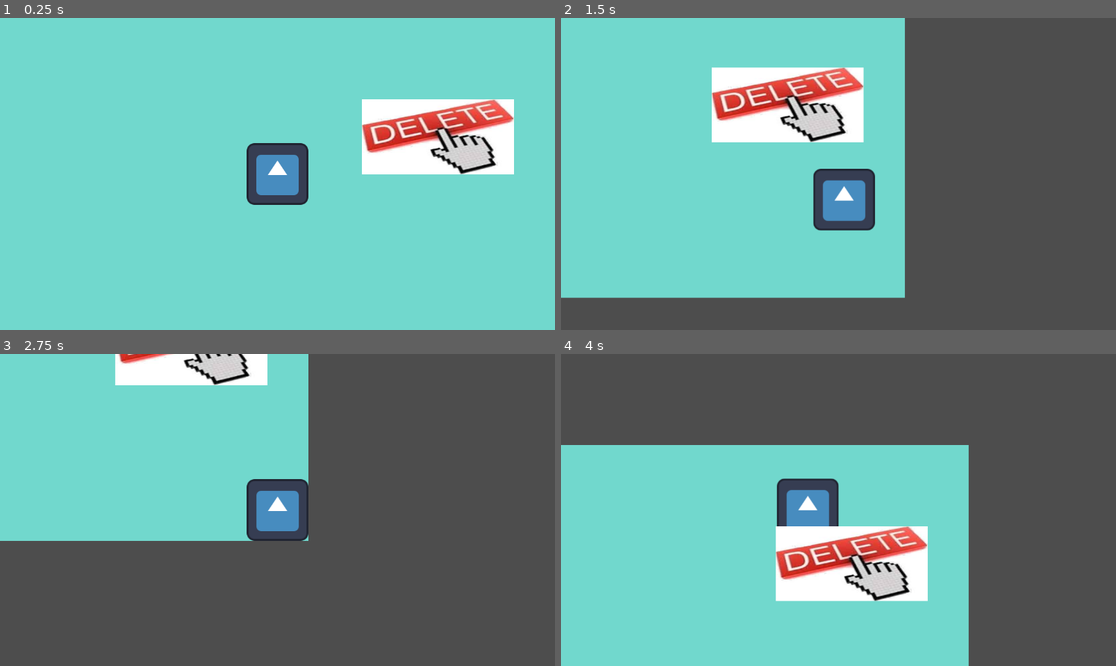
Above: before the commit, frames 1-4 (two rows, left to right).
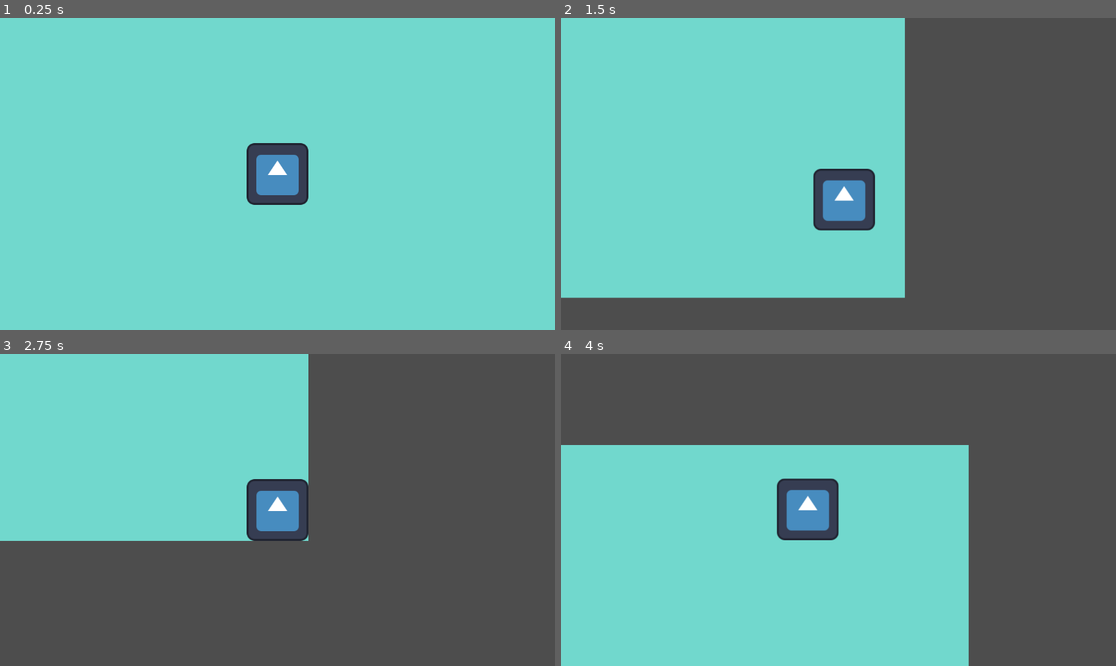
Above: after the commit, the same moments.

Repository: MyCodeNotWorking/Fall-up
Game: Godot game, scene res://main.tscn
The game is run twice, just before and just after one commit, with the same random seed, the same clock (stepped at 60 frames per second) and the same inputs. The engine's default icon, where the game draws it, is replaced by a stand-in: a white triangle on a blue panel in a dark square.
Inputs:
- Up to frame 1 (0.25 s): no input
- Up to frame 2 (1.5 s): tap Enter at 0.5 s; hold Right (ui_right) 0.53-1.28 s; hold Down (ui_down) from 1.28 s (still down)
- Up to frame 3 (2.75 s): release Down (ui_down) at 2.03 s; hold Right (ui_right) from 2.03 s (still down)
- Up to frame 4 (4 s): release Right (ui_right) at 2.78 s; hold Up (ui_up) 2.78-3.53 s; hold Left (ui_left) from 3.53 s (still down)

The runs differ from the first frame. In frame 1, 6.6% of the frame differs, in the area x 65-93%, y 26-51%; in frame 2, 6.6%; in frame 3, 2.7%; in frame 4, 6.6%.

Commit message:
habs gelöscht
lomiro so ein geiler

Diff:
--- a/main.tscn
+++ b/main.tscn
@@ -1,8 +1,7 @@
-[gd_scene load_steps=5 format=3 uid="uid://bwhd5ee2s2iye"]
+[gd_scene load_steps=4 format=3 uid="uid://bwhd5ee2s2iye"]
 
 [ext_resource type="Texture2D" uid="uid://bpihxim80rest" path="res://icon.svg" id="1_6pk5y"]
 [ext_resource type="Script" path="res://CharacterBody2D.gd" id="1_m6su0"]
-[ext_resource type="Texture2D" uid="uid://ckr7sm3c447a5" path="res://Unbenannt.jpeg" id="3_omrsn"]
 
 [sub_resource type="RectangleShape2D" id="RectangleShape2D_twiin"]
 size = Vector2(128, 128)
@@ -30,8 +29,3 @@
 [node name="Camera2D" type="Camera2D" parent="CharacterBody2D"]
 position_smoothing_enabled = true
 position_smoothing_speed = 8.0
-
-[node name="Lösch es wenn du es siehst" type="Sprite2D" parent="."]
-position = Vector2(909, 247)
-scale = Vector2(1.40222, 0.691111)
-texture = ExtResource("3_omrsn")
